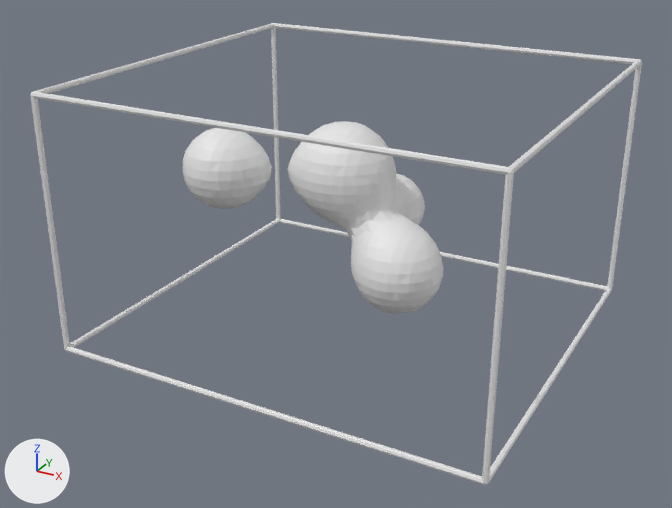
One commit to the OBJ model Assets/Models/Stomach/ventre_0001.obj: the scene before it, then after it.
Rendered twice from a camera (50 mm lens) standing at (70.1, -134.8, 66.9) and looking at (-1.4, -4.8, 1.9). The lights are fixed; the arrows at lower left show +X, +Y and +Z. Where no turn or scale is listed for an object, it has been applied to the vertices. Vertices at the same position are counted once.

Names of what the first picture shows: 'ventre_0001'.
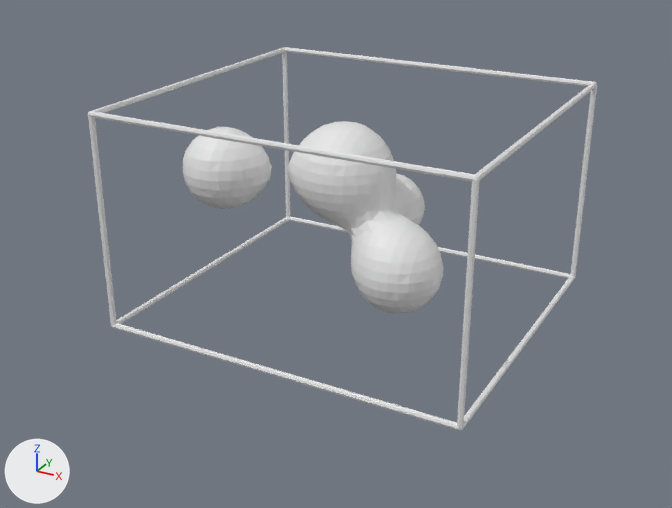
Changed parts and their boxes [x1, y1, x2, y2] in the pictures (672 x 508 px):
'ventre_0001', reshaped (17% narrower, 17% shorter): before [30, 23, 642, 485]; after [88, 47, 597, 430]

The edits, one by one:
me_ventre_0001 has 1898 vertices, 2469 faces and spans x -38.4..38.4, y -34.6..34.6, z -12.7..32.5.
me_ventre_0001 is used by ob_ventre_0001; location (0.0, 0.0, 0.0).
me_ventre_0001 part 1: the loose piece of 208 vertices spanning x -38.4..38.4, y -34.6..34.6, z -12.7..32.5 is scaled about its middle by 0.84.
